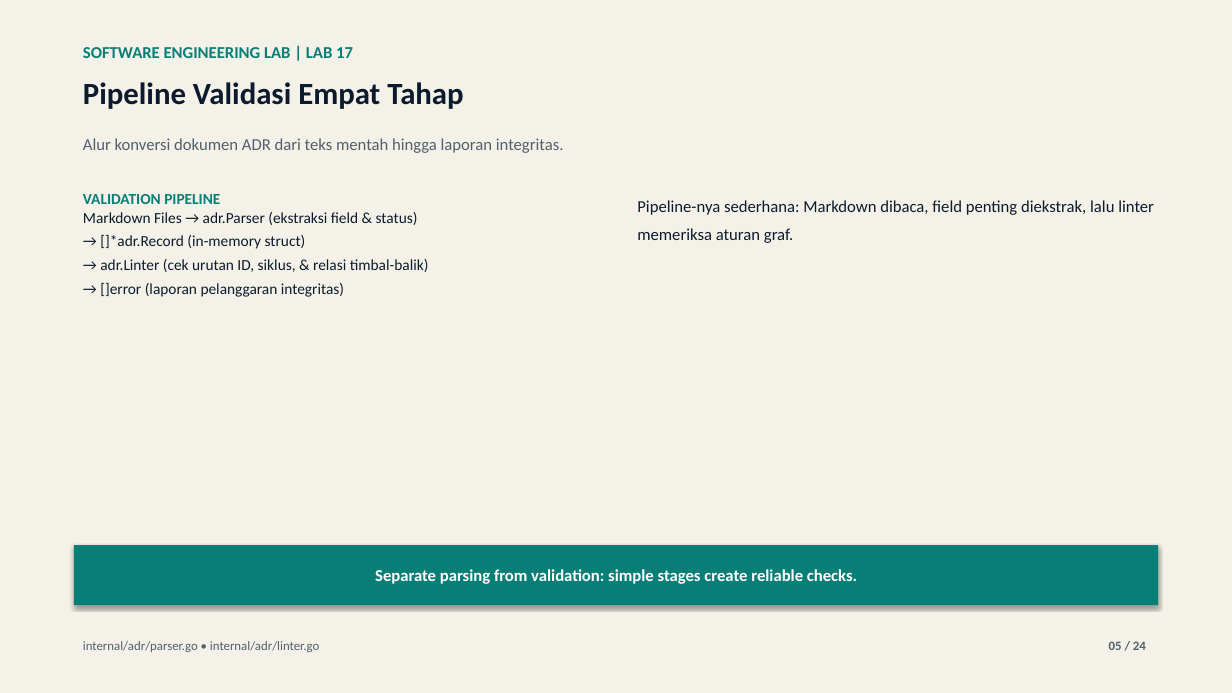
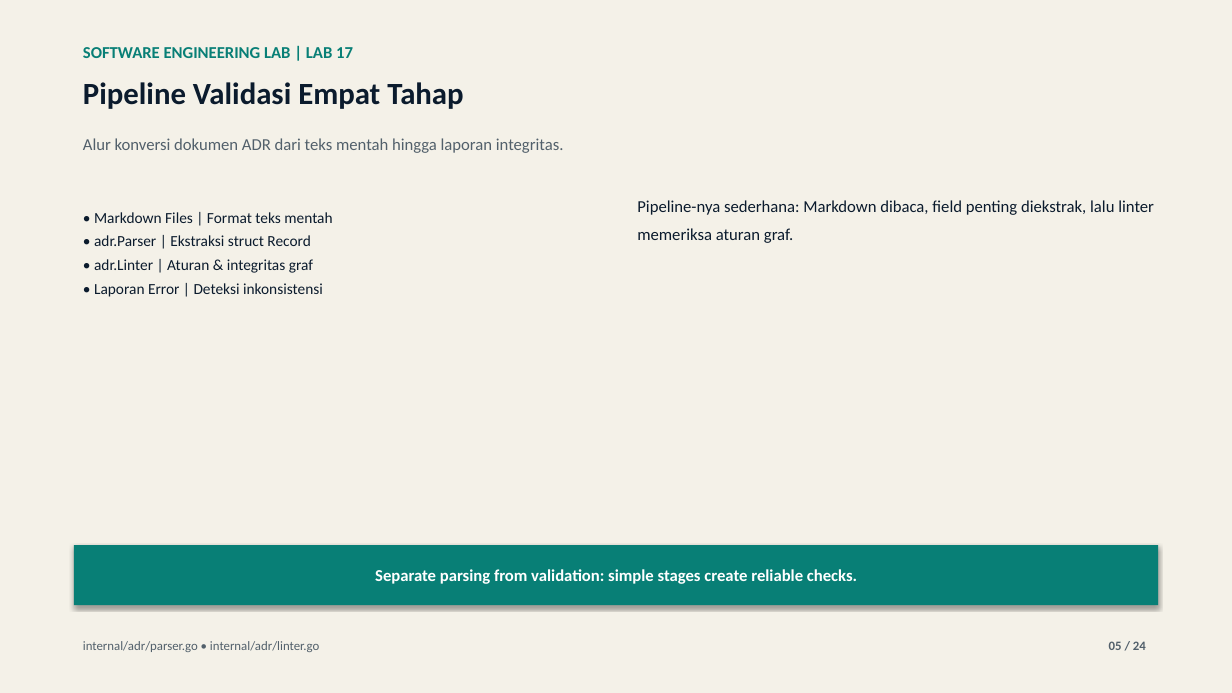
Before and after one commit to lukman-ss/software-engineering-lab, a slide deck: slide 5 of labs/17-architecture-decision-record/result/linkedin/lab-17-architecture-decision-record-carousel.pptx. Drawn at 1232x693 pixels with LibreOffice and Linux fonts; fonts in the diff are those of the drawing. Boxes give left, top, right and bottom in pixels: in the first picture for what was removed or moved away, otherwise in the second. Text is boxed around its words. In the diff, an @@ line names an element or a change of style, - is before the commit and + after.

```diff
--- a/labs/17-architecture-decision-record/result/linkedin/lab-17-architecture-decision-record-carousel.pptx
+++ b/labs/17-architecture-decision-record/result/linkedin/lab-17-architecture-decision-record-carousel.pptx
@@ text at [94,212,332,297]: text changed @@
-VALIDATION PIPELINE
-Markdown Files → adr.Parser (ekstraksi field & status)
-→ []*adr.Record (in-memory struct)
-→ adr.Linter (cek urutan ID, siklus, & relasi timbal-balik)
-→ []error (laporan pelanggaran integritas)
+• Markdown Files | Format teks mentah
+• adr.Parser | Ekstraksi struct Record
+• adr.Linter | Aturan & integritas graf
+• Laporan Error | Deteksi inkonsistensi
```
Also in this commit, not shown: 16 other slides changed, 4 other files.
